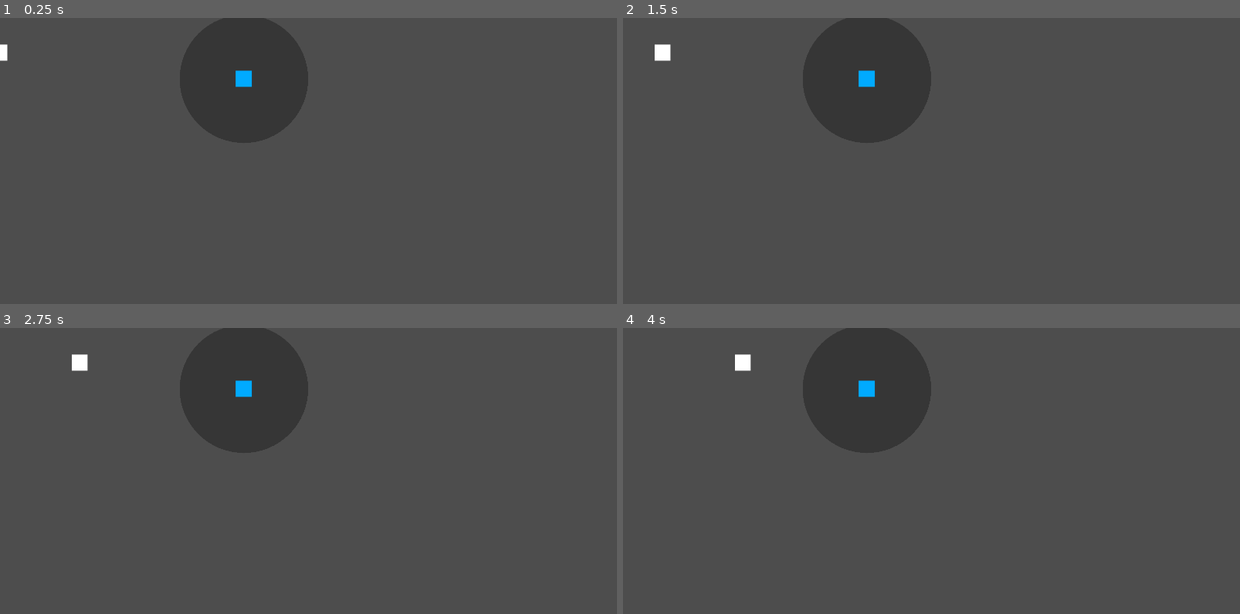
Above: before the commit, frames 1-4 (two rows, left to right).
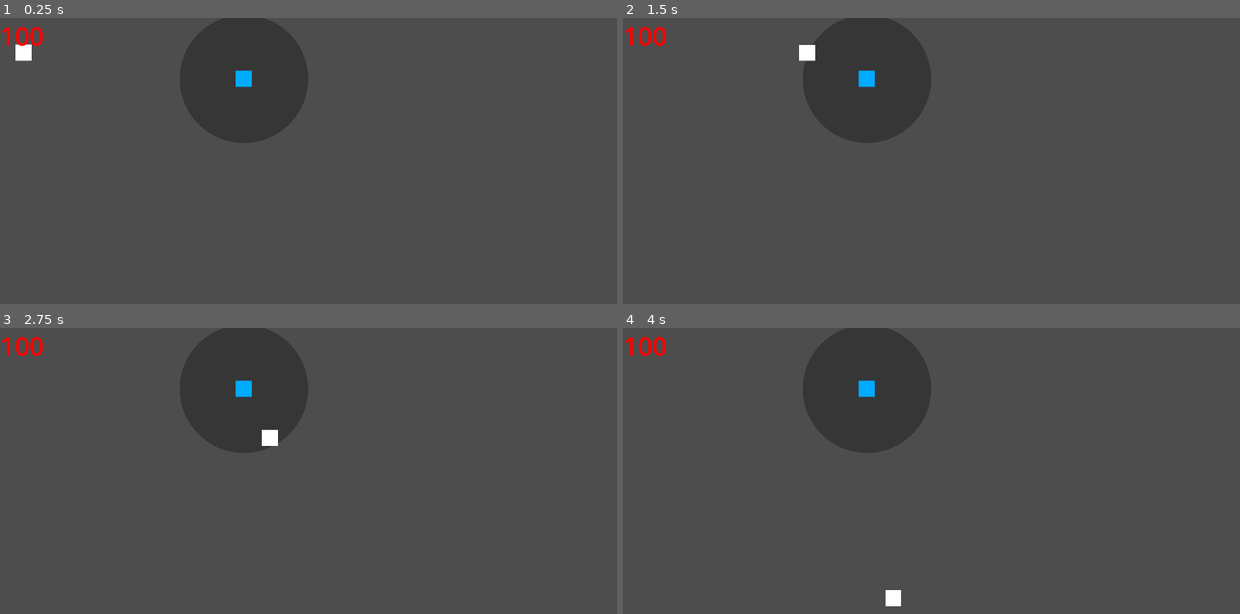
Above: after the commit, the same moments.

Repository: officialSl0th/tower-defense-2d
Game: Godot game, scene res://scenes/main.tscn
Two runs of this game, one before a commit and one after it. Both use one fixed random seed, a clock stepped at 60 frames per second and the inputs below.
Inputs:
- Up to frame 1 (0.25 s): no input
- Up to frame 2 (1.5 s): no input
- Up to frame 3 (2.75 s): no input
- Up to frame 4 (4 s): no input

The runs differ from the first frame. In frame 1, 0.4% of the frame differs, in the area x 0-8%, y 2-16%; in frame 2, 0.5%; in frame 3, 0.5%, in the area x 0-46%, y 2-42%; in frame 4, 0.5%.

Commit message:
Healthsystem foundation

Diff:
--- a/project.godot
+++ b/project.godot
@@ -15,6 +15,10 @@
 config/features=PackedStringArray("4.2", "Mobile")
 config/icon="res://icon.svg"
 
+[autoload]
+
+Health="*res://source/Health.gd"
+
 [display]
 
 window/size/viewport_width=1920
--- a/scenes/main.tscn
+++ b/scenes/main.tscn
@@ -9,6 +9,10 @@
 }
 point_count = 5
 
+[sub_resource type="LabelSettings" id="LabelSettings_5ng60"]
+font_size = 80
+font_color = Color(1, 0, 0, 1)
+
 [node name="Main" type="Node2D"]
 
 [node name="Tower" parent="." instance=ExtResource("2_aqvli")]
@@ -16,7 +20,24 @@
 [node name="Path2D" type="Path2D" parent="."]
 curve = SubResource("Curve2D_wp508")
 
-[node name="PathEntity" parent="Path2D" instance=ExtResource("1_655av")]
+[node name="PathEntity2" parent="Path2D" instance=ExtResource("1_655av")]
 position = Vector2(-27, 108)
-move_speed = 100.0
+rotation = 0.00230946
+move_speed = 400.0
 health = 10
+
+[node name="Control" type="Control" parent="."]
+layout_mode = 3
+anchors_preset = 15
+anchor_right = 1.0
+anchor_bottom = 1.0
+grow_horizontal = 2
+grow_vertical = 2
+metadata/_edit_use_anchors_ = true
+
+[node name="HealthLabel" type="Label" parent="Control"]
+layout_mode = 0
+offset_right = 307.0
+offset_bottom = 35.0
+text = "100"
+label_settings = SubResource("LabelSettings_5ng60")
--- /dev/null
+++ b/source/Health.gd
@@ -0,0 +1,10 @@
+extends Node
+
+@onready var _health_label: Label = get_node("/root/Main/Control/HealthLabel");
+
+var health: int = 100:
+	set =_update_health_label;
+
+func _update_health_label(new_health: int) -> void:
+	health = new_health;
+	_health_label.set_text(str(new_health));
--- a/source/PathEntityController.gd
+++ b/source/PathEntityController.gd
@@ -4,12 +4,13 @@
 @export var move_speed: float = 0;
 @export var health: int = 0;
 
+@onready var _damage: int = health;
+
 func _process(delta: float) -> void:
-	# despawn when end reached
 	if get_progress_ratio() == 1:
+		Health.health -= _damage;
 		queue_free()
 
-	# update position
 	set_progress(get_progress() + move_speed * delta);
 
 func take_damage(attack_damage: int) -> void:
Not shown: 1 places in scenes/main.tscn that only renumber resources
